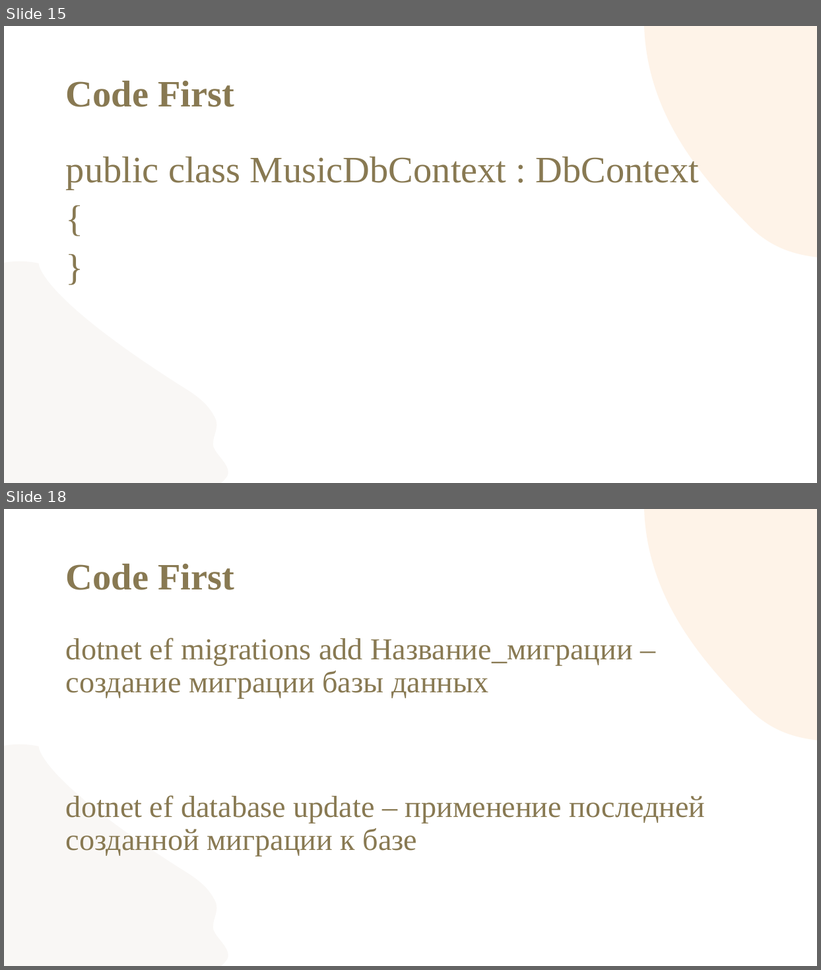
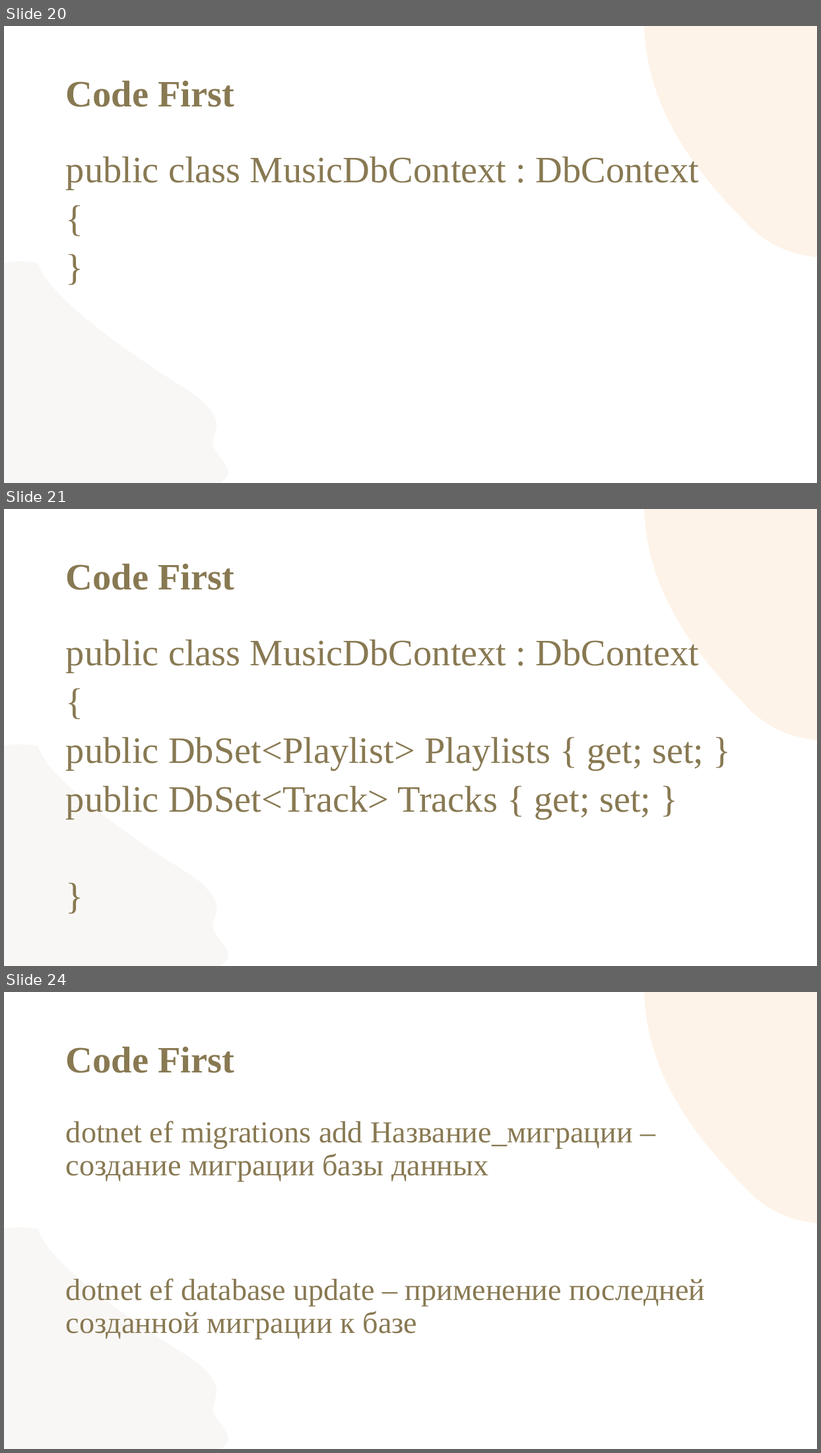
Before and after one commit to gheluag/demoexam_2026, a slide deck: Модуль 2/EF/EF.pptx. Shown one above the other, each under a label of ours: slides 15 and 18 before the commit, slides 20, 21 and 24 after it; the slides between them are not shown. The pictures are 821x970 and 821x1453 pixels, drawn with LibreOffice and Linux fonts; fonts in the diff are those of the drawing; background and template pictures are left out. Boxes give left, top, right and bottom in pixels: in the first picture for what was removed or moved away, otherwise in the second. Text is boxed around its words. In the diff, an @@ line names an element or a change of style, - is before the commit and + after.

```diff
--- a/Модуль 2/EF/EF.pptx
+++ b/Модуль 2/EF/EF.pptx
@@ slide 21 added at (4, 509, 817, 966), background #FFFFFF; not listed: 2 template elements that a slide beside it also shows @@
@@ title added at (66, 564, 234, 590), 44 pt, text #887952, bold @@
+Code First
@@ text added at (66, 640, 704, 819), 44 pt, text #887952 @@
+public class MusicDbContext : DbContext
+{
+public DbSet<Playlist> Playlists { get; set; }
+public DbSet<Track> Tracks { get; set; }
+}
@@ what was slide 15 is now slide 20 @@
@@ what was slide 18 is now slide 24 @@
```
Also in this commit, not shown: 10 slides changed, 14 other slides added, 37 other files.
